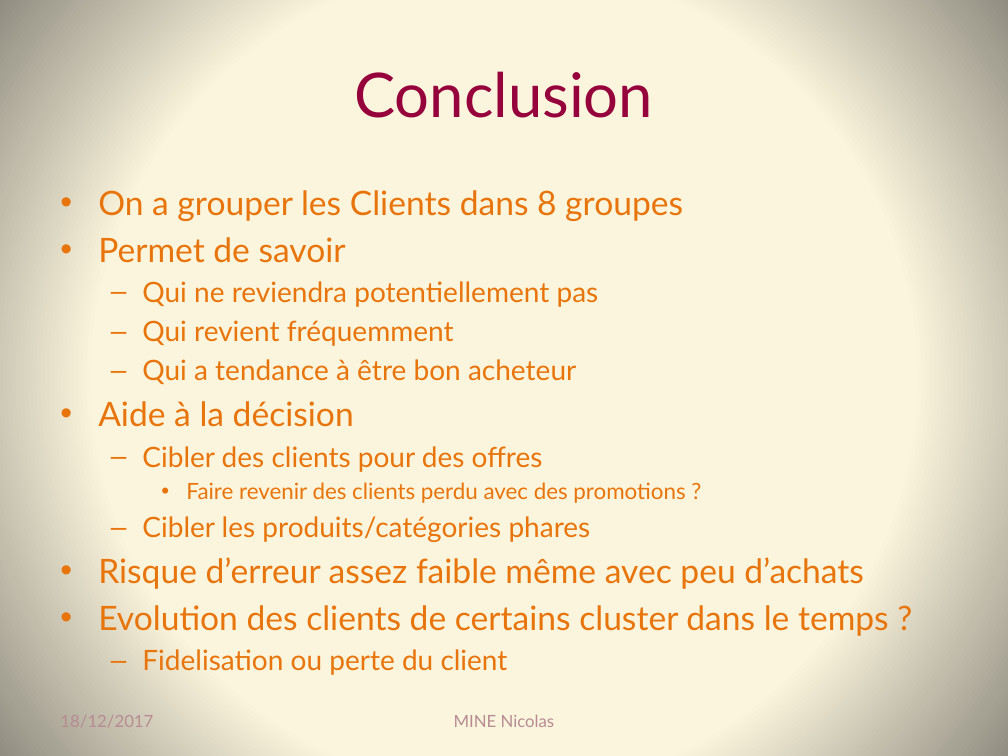
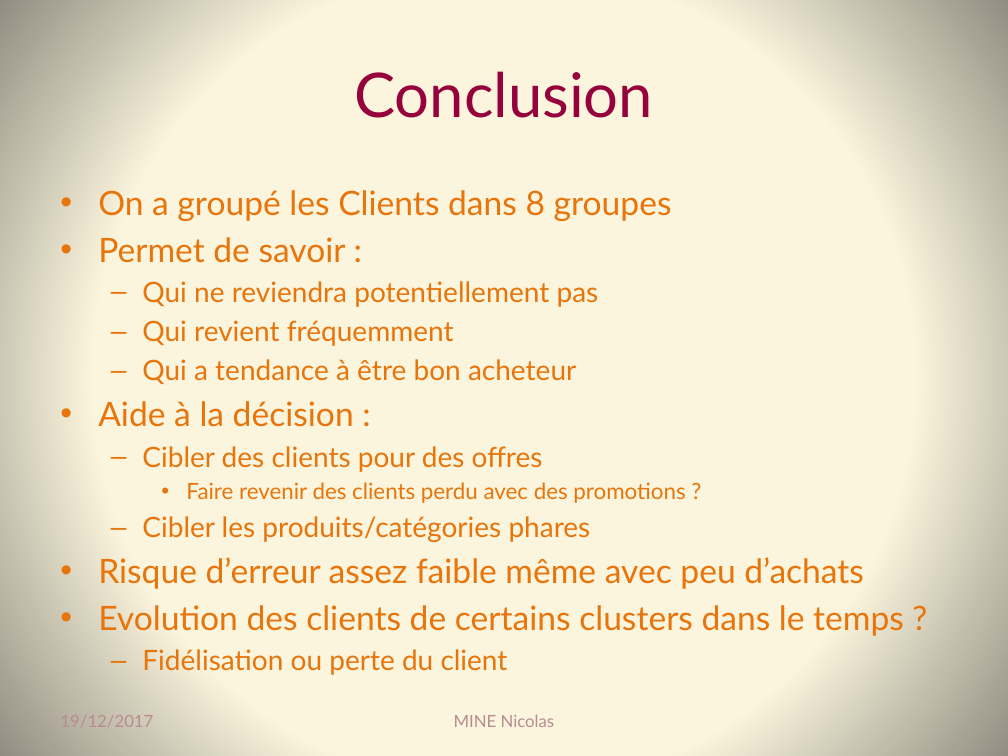
Before and after one commit to Coni63/OC_DS, a slide deck: slide 26 of P5/Presentation_projet_5.pptx. Drawn at 1008x756 pixels with LibreOffice and Linux fonts; fonts in the diff are those of the drawing. Boxes give left, top, right and bottom in pixels: in the first picture for what was removed or moved away, otherwise in the second. Text is boxed around its words. In the diff, an @@ line names an element or a change of style, - is before the commit and + after.

```diff
--- a/P5/Presentation_projet_5.pptx
+++ b/P5/Presentation_projet_5.pptx
@@ text at [98,190,672,263]: text changed @@
-• On a grouper les Clients dans 8 groupes
-• Permet de savoir
+• On a groupé les Clients dans 8 groupes
+• Permet de savoir :
@@ text at [98,605,904,675]: text changed @@
-• Evolution des clients de certains cluster dans le temps ?
-  – Fidelisation ou perte du client
+• Evolution des clients de certains clusters dans le temps ?
+  – Fidélisation ou perte du client
@@ text at [60,715,153,727]: text changed @@
-18/12/2017
+19/12/2017
```
Also in this commit, not shown: 25 other slides changed, 3 other files.
